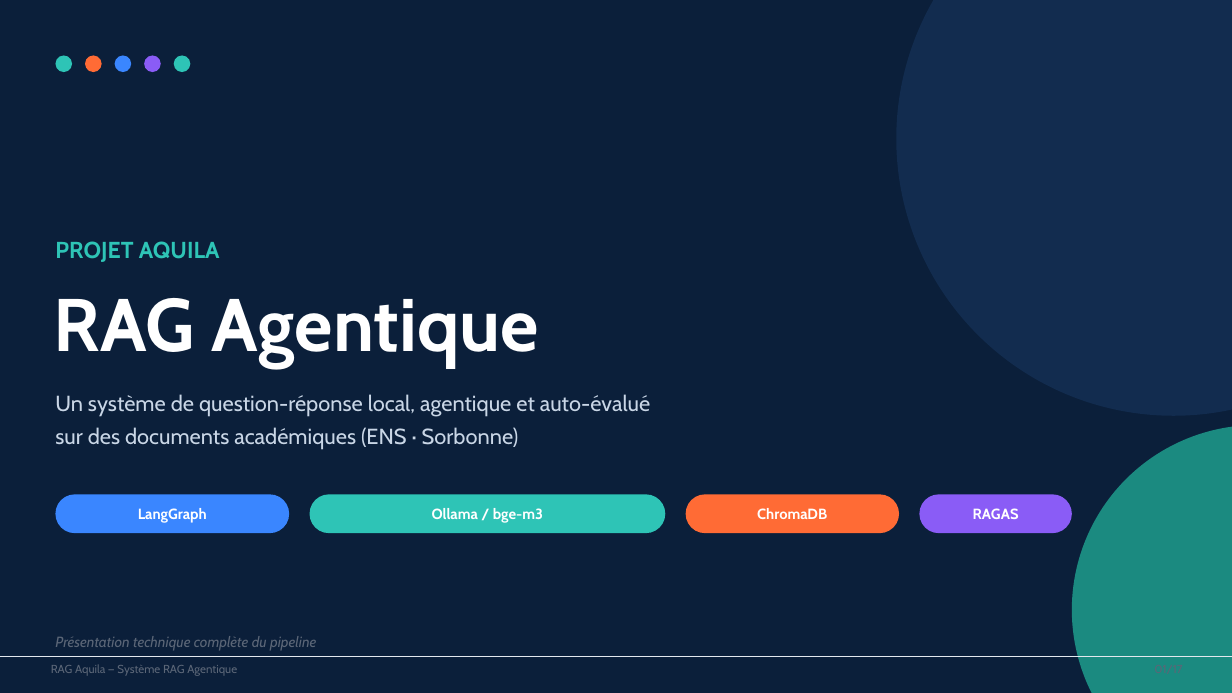
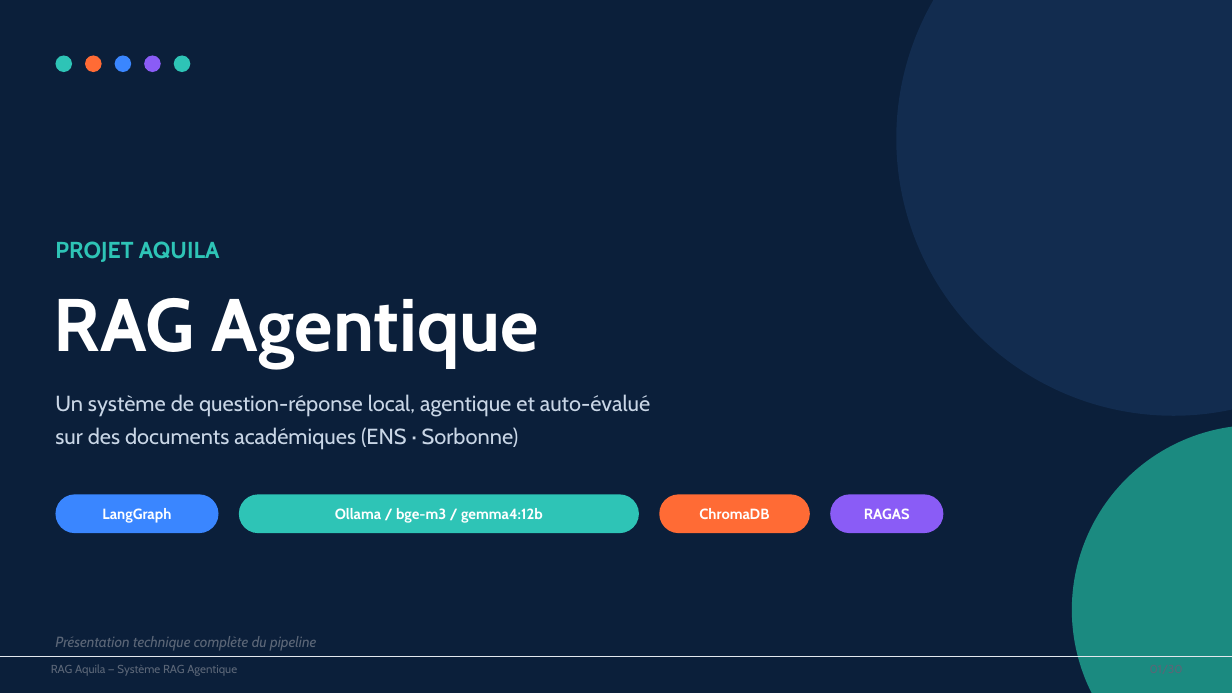
Before and after one commit to paulhenriduranton-collab/RAG_Aquila, a slide deck: slide 1 of Presentation_RAG_Aquila.pptx. Drawn at 1232x693 pixels with LibreOffice and Linux fonts; fonts in the diff are those of the drawing. Boxes give left, top, right and bottom in pixels: in the first picture for what was removed or moved away, otherwise in the second. Text is boxed around its words. In the diff, an @@ line names an element or a change of style, - is before the commit and + after.

```diff
--- a/Presentation_RAG_Aquila.pptx
+++ b/Presentation_RAG_Aquila.pptx
@@ rounded rectangle "LangGraph": place and size @@
-rounded rectangle "LangGraph" at (55, 494, 289, 533)
+rounded rectangle "LangGraph" at (55, 494, 218, 533)
@@ rounded rectangle "Ollama / bge-m3 / gemma4:12b": place and size @@
-rounded rectangle "Ollama / bge-m3 / gemma4:12b" at (310, 494, 665, 533)
+rounded rectangle "Ollama / bge-m3 / gemma4:12b" at (238, 494, 639, 533)
@@ text in rounded rectangle at (335, 508, 543, 523): text changed @@
-Ollama / bge-m3
+Ollama / bge-m3 / gemma4:12b
@@ rounded rectangle "ChromaDB": place and size @@
-rounded rectangle "ChromaDB" at (686, 494, 899, 533)
+rounded rectangle "ChromaDB" at (659, 494, 810, 533)
@@ rounded rectangle "RAGAS": place and size @@
-rounded rectangle "RAGAS" at (920, 494, 1072, 533)
+rounded rectangle "RAGAS" at (830, 494, 944, 533)
```
Also in this commit, not shown: 13 other slides changed, 16 slides added, 3 slides removed, 1 other file.
